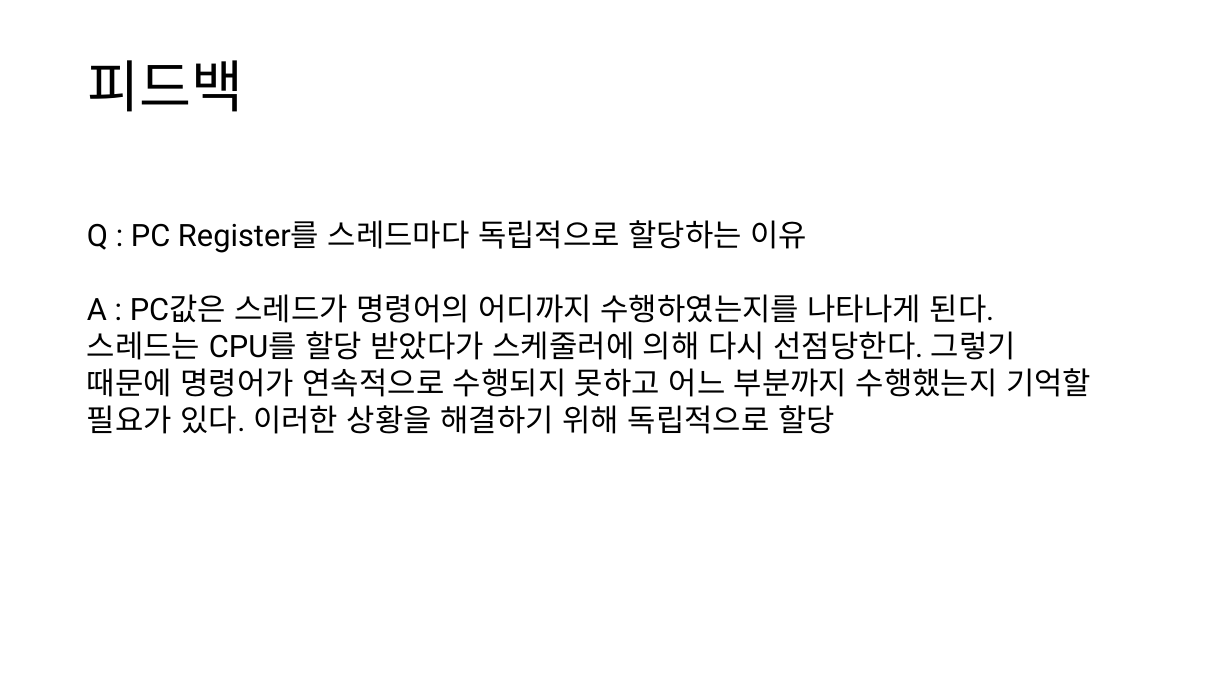
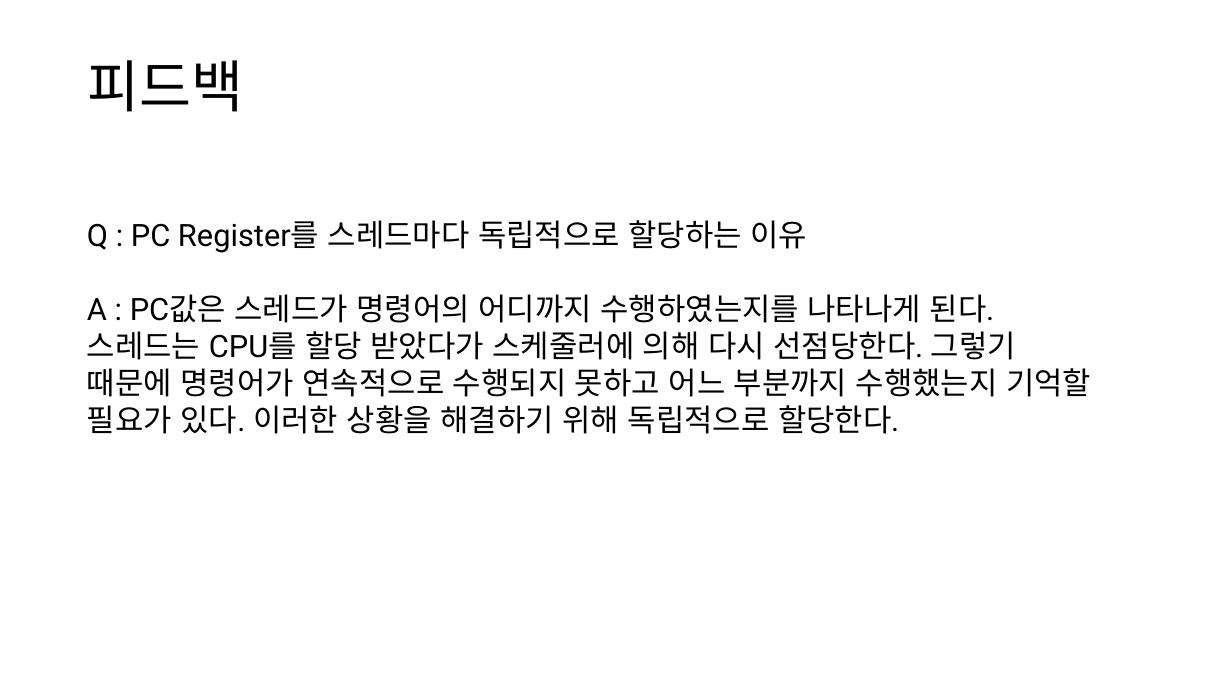
Before and after one commit to cs-study-org/cs-study, a slide deck: slide 4 of 05/beom/python_data&memory.pptx. Drawn at 1232x693 pixels with LibreOffice and Linux fonts; fonts in the diff are those of the drawing. Boxes give left, top, right and bottom in pixels: in the first picture for what was removed or moved away, otherwise in the second. Text is boxed around its words. In the diff, an @@ line names an element or a change of style, - is before the commit and + after.

```diff
--- a/05/beom/python_data&memory.pptx
+++ b/05/beom/python_data&memory.pptx
@@ text at box(87, 294, 1091, 434): text changed @@
-A : PC값은 스레드가 명령어의 어디까지 수행하였는지를 나타나게 된다. 스레드는 CPU를 할당 받았다가 스케줄러에 의해 다시 선점당한다. 그렇기 때문에 명령어가 연속적으로 수행되지 못하고 어느 부분까지 수행했는지 기억할 필요가 있다. 이러한 상황을 해결하기 위해 독립적으로 할당
+A : PC값은 스레드가 명령어의 어디까지 수행하였는지를 나타나게 된다. 스레드는 CPU를 할당 받았다가 스케줄러에 의해 다시 선점당한다. 그렇기 때문에 명령어가 연속적으로 수행되지 못하고 어느 부분까지 수행했는지 기억할 필요가 있다. 이러한 상황을 해결하기 위해 독립적으로 할당한다.
```
Also in this commit, not shown: 6 other slides changed, 2 other files.
